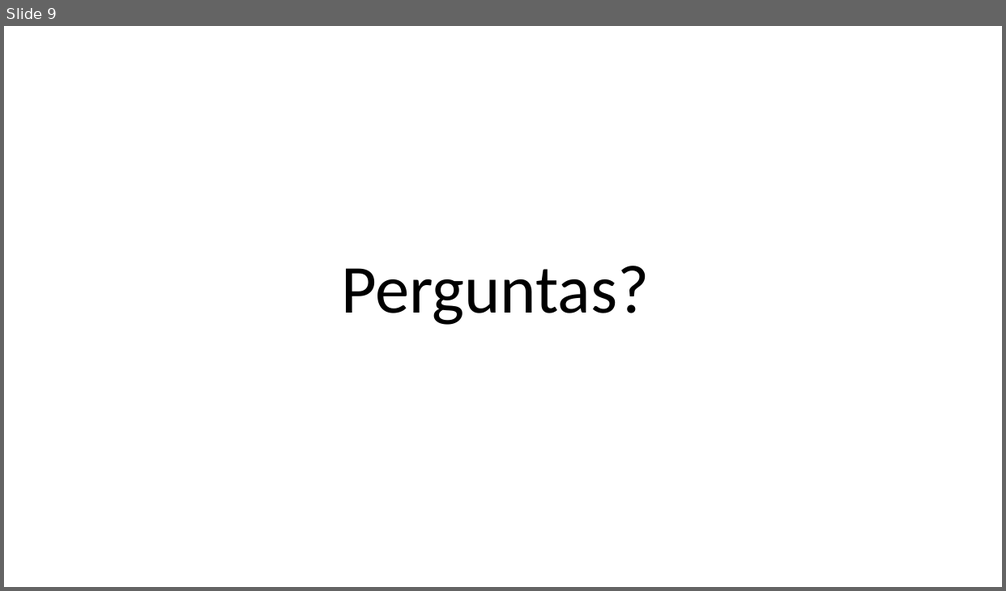
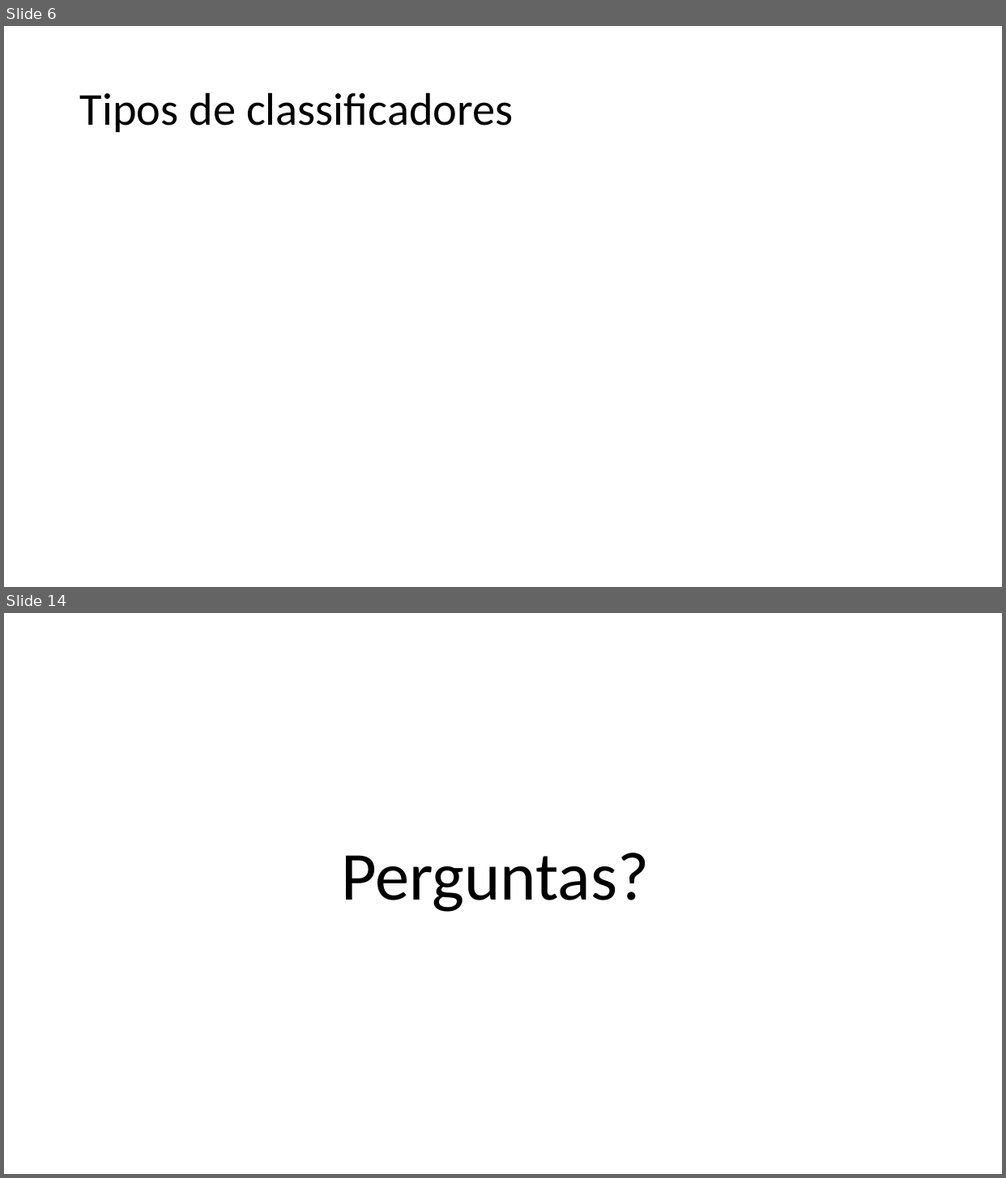
Before and after one commit to zz4fap/c24_inteligencia_artificial, a slide deck: slides/C24_Regressão_logística.pptx. Shown one above the other, each under a label of ours: slide 9 before the commit, slides 6 and 14 after it; the slides between them are not shown. The pictures are 1006x591 and 1006x1178 pixels, drawn with LibreOffice and Linux fonts; fonts in the diff are those of the drawing; grey boxes stand for pictures. Boxes give left, top, right and bottom in pixels: in the first picture for what was removed or moved away, otherwise in the second. Text is boxed around its words. In the diff, an @@ line names an element or a change of style, - is before the commit and + after.

```diff
--- a/slides/C24_Regressão_logística.pptx
+++ b/slides/C24_Regressão_logística.pptx
@@ slide 6 added at (4, 26, 1002, 587), background #FFFFFF @@
@@ title added at (80, 92, 513, 132), 44 pt, text #000000 @@
+Tipos de classificadores
@@ what was slide 9 is now slide 14 @@
```
Also in this commit, not shown: 1 slide changed, 11 other slides added, 8 slides removed, 2 other files.
